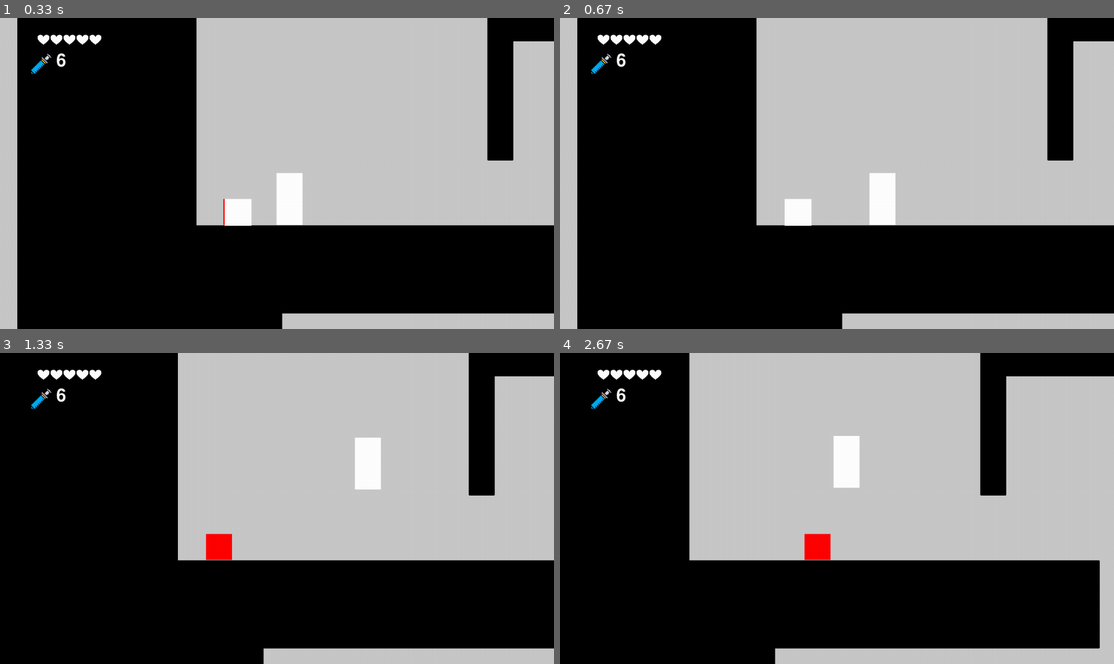
Above: before the commit, frames 1-4 (two rows, left to right).
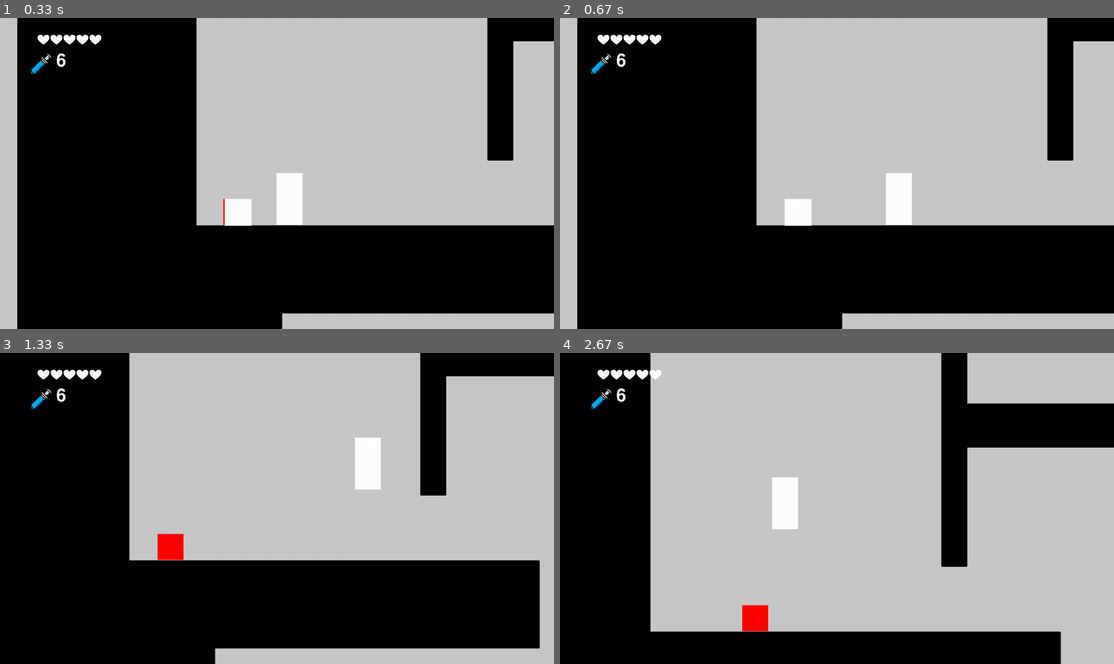
Above: after the commit, the same moments.

Repository: dast3rr/pygameproject_2DPlaformer
Game: pygame game, started from code/main.py
The game is run twice, just before and just after one commit, with the same random seed, the same clock (stepped at 60 frames per second) and the same inputs.
Inputs:
- Up to frame 1 (0.33 s): no input
- Up to frame 2 (0.67 s): hold Esc from 0.33 s (still down); hold D from 0.33 s (still down)
- Up to frame 3 (1.33 s): release Esc at 0.8 s; release D at 0.8 s; hold D 0.83-1.3 s; tap Space at 0.9, 1.2 s
- Up to frame 4 (2.67 s): hold D 1.33-1.8 s; tap Space at 1.4, 1.7, 1.9, 2.2, 2.47 s; hold A 1.83-2.37 s; hold A from 2.4 s (still down)

Frame 1 is identical in both runs. In frame 2, 1.0% of the frame differs, in the area x 55-64%, y 49-67%; in frame 3, 12%; in frame 4, 38%, in the area x 16-100%, y 0-100%.

Commit message:
изменил механику скорости

Diff:
--- a/code/data.py
+++ b/code/data.py
@@ -6,7 +6,7 @@
 speeds_before_jump = [0, 0]
 
 # скорости
-move_speed = 40 * N
+move_speed = 60 * N
 fall_speed = 60 * N
 jump_speed = 60 * N
 enemy_speed = 30 * N
--- a/code/main.py
+++ b/code/main.py
@@ -70,11 +70,6 @@
     jump_from_wall = False
     speeds_before_jump = [0, 0]
 
-    # скорости
-    move_speed = 40 * N
-    fall_speed = 60 * N
-    jump_speed = 60 * N
-
     # перемещение в стороны
     right = left = 0
 
@@ -107,12 +102,6 @@
                         speeds_before_jump[1] = -1
                 if keys[pygame.K_h]:
                     main_character.heal()
-
-                # если нажат shift то ускоряется
-                if keys[pygame.K_LSHIFT]:
-                    move_speed = 60 * N
-                else:
-                    move_speed = 40 * N
 
                 if keys[pygame.K_ESCAPE]:
                     if game_paused:
